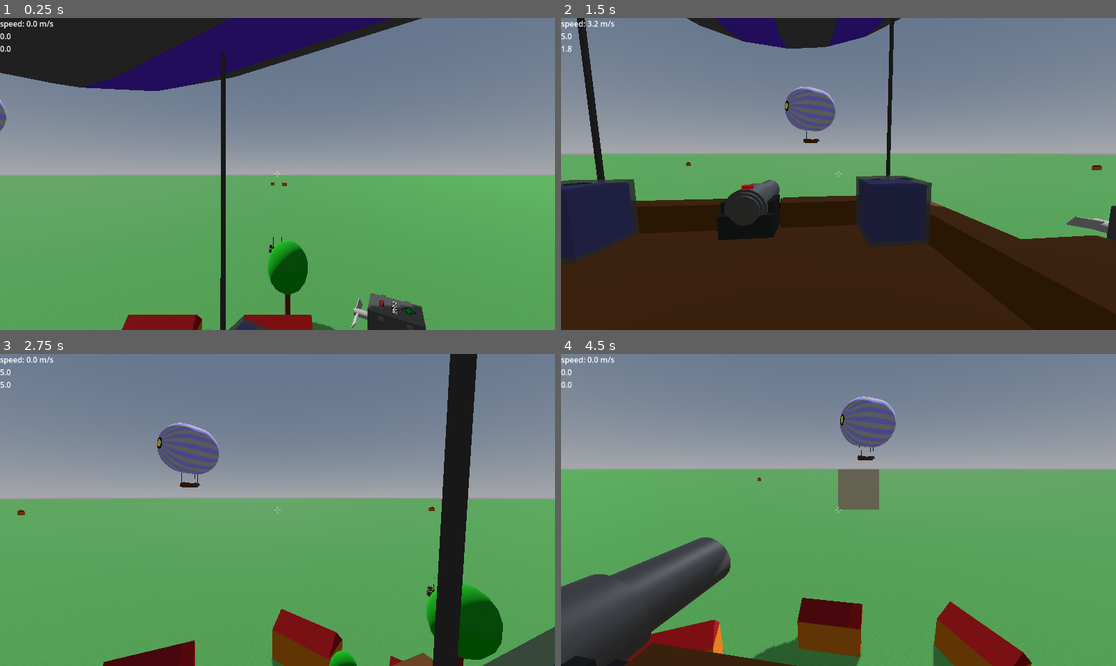
Above: before the commit, frames 1-4 (two rows, left to right).
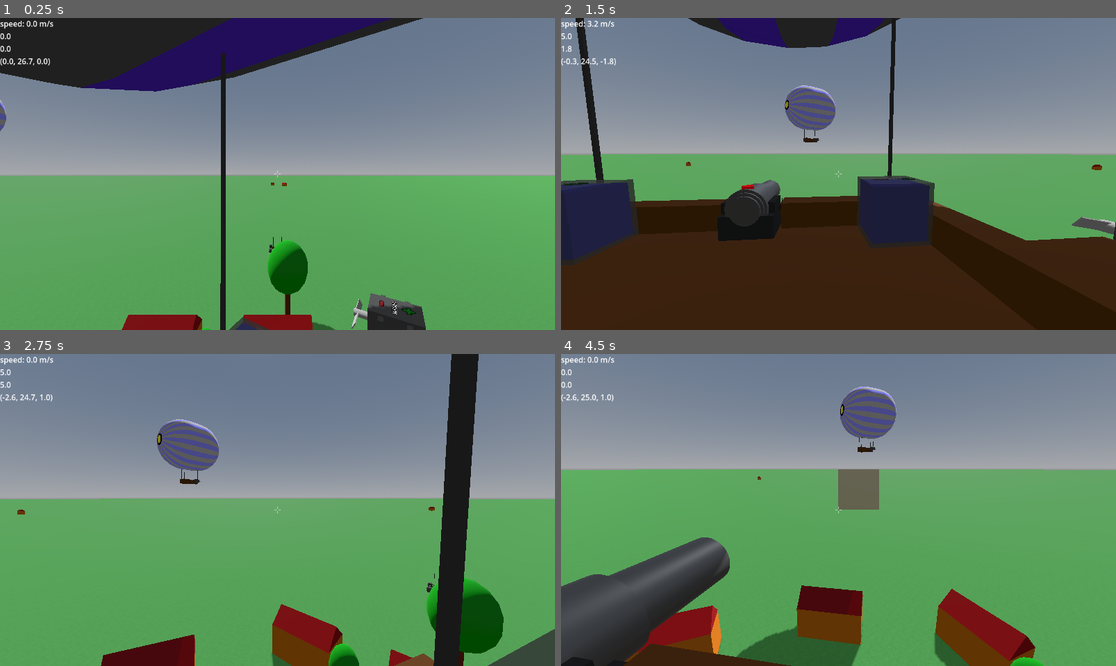
Above: after the commit, the same moments.

Repository: jmdejong/airships
Game: Godot game, scene res://scenes/world.tscn
The game is run twice, just before and just after one commit, with the same random seed, the same clock (stepped at 60 frames per second) and the same inputs.
Inputs (mouse positions are in pixels of both pictures, inside the frame that each line leads up to):
- Up to frame 1 (0.25 s): no input
- Up to frame 2 (1.5 s): move the mouse to (960, 158) at 0.52 s; hold D (right) 0.53-1.28 s; click (960, 158) at 0.6 s; move the mouse to (810, 174) at 1.27 s; hold W (forwards) from 1.28 s (still down); tap Mouse wheel down (rotate_left) at 1.35 s
- Up to frame 3 (2.75 s): keep holding W (forwards); move the mouse to (288, 503) at 2.02 s; tap Mouse wheel up (rotate_right) at 2.1 s
- Up to frame 4 (4.5 s): move the mouse to (832, 516) at 2.77 s; tap Shift (sprint) at 2.85 s; click (832, 516) at 2.92 s; move the mouse to (877, 513) at 3.52 s; tap B (toggle_build) at 3.6 s; release W (forwards) at 4.25 s; drag from (1093, 391) to (755, 432) at 4.27 s

The runs differ from the first frame. In frame 1, 0.3% of the frame differs, in the area x 0-77%, y 0-100%; in frame 2, 2.0%; in frame 3, 3.7%; in frame 4, 6.0%, in the area x 0-87%, y 10-100%.

Commit message:
use physics_properties object for mass and volume

Diff:
--- a/code/airship.gd
+++ b/code/airship.gd
@@ -20,14 +20,14 @@
 	prints("mv", mass, displaced_volume)
 
 func calculate_components() -> void:
-
-	self.center_of_volume = $Components.center_of_volume()
-	self.center_of_mass = $Components.center_of_mass()
-	self.mass = max(0.01, $Components.mass())
-	self.displaced_volume = $Components.displaced_volume()
+	var physics_properties: PhysicsProperties = $Components.physics_properties()
+	self.center_of_volume = physics_properties.center_of_volume
+	self.center_of_mass = physics_properties.center_of_mass
+	self.mass = max(0.01, physics_properties.mass)
+	self.displaced_volume = physics_properties.volume
 	self.forces = $Components.forces()
-	self.drag_area_coefficient = pow(self.displaced_volume, 2.0/3.0) * drag_coefficient
-	set_shapes()
+	self.drag_area_coefficient = pow(displaced_volume, 2.0/3.0) * drag_coefficient
+	self.set_shapes()
 	#prints("m:", mass, "v", displaced_volume, "d", self.drag_area_coefficient)
 	$CenterOfMassMarker.position = center_of_mass
 	$CenterOfVolumeMarker.position = center_of_volume
--- a/code/components/base_component.gd
+++ b/code/components/base_component.gd
@@ -15,6 +15,12 @@
 
 func center_of_mass() -> Vector3:
 	return transform * $CenterOfMass.position
+
+func center_of_volume() -> Vector3:
+	return center_of_mass()
+
+func physics_properties() -> PhysicsProperties:
+	return PhysicsProperties.new(mass(), center_of_mass(), displaced_volume(), center_of_volume())
 
 func shapes() -> Array[CollisionShape3D]:
 	var collisionshapes: Array[CollisionShape3D] = []
--- a/code/components/box_component.gd
+++ b/code/components/box_component.gd
@@ -2,10 +2,5 @@
 
 @export var density: float = 100
 
-func _ready() -> void:
-	volume = _calculate_volume()
-	mass_ = density * volume
-
-func _calculate_volume() -> float:
-	var size: Vector3 = $CollisionShape3D.shape.size * $CollisionShape3D.scale * scale
-	return size.x * size.y * size.z
+func physics_properties() -> PhysicsProperties:
+	return PhysicsProperties.box($CollisionShape3D.position, $CollisionShape3D.shape.size, density)
--- a/code/components/component.gd
+++ b/code/components/component.gd
@@ -1,2 +1,12 @@
 class_name Component
 extends Node3D
+
+func physics_properties() -> PhysicsProperties:
+	assert(false, "Abstract method")
+	return null
+
+func forces() -> Array[Force]:
+	return []
+
+func shapes() -> Array[CollisionShape3D]:
+	return []
--- a/code/components/composite.gd
+++ b/code/components/composite.gd
@@ -5,10 +5,7 @@
 
 @export var keep_empty: bool
 
-var _mass: float
-var _displaced_volume: float
-var _center_of_mass: Vector3
-var _center_of_volume: Vector3
+var _physics_properties: PhysicsProperties
 var _shapes: Array[CollisionShape3D]
 var _forces: Array[Force]
 var component_cells: Dictionary[Vector2, Node3D]
@@ -25,6 +22,9 @@
 		child.changed.connect(recalculate)
 	_recalculate()
 
+func physics_properties() -> PhysicsProperties:
+	return _physics_properties
+
 func recalculate() -> void:
 	if get_tree() == null:
 		return
@@ -36,56 +36,23 @@
 		#_recalculate()
 
 func _recalculate() -> void:
-	_mass = 0
-	_displaced_volume = 0
-	_center_of_mass = Vector3(0, 0, 0)
-	_center_of_volume = Vector3(0, 0, 0)
+	var all_properties: Array[PhysicsProperties] = []
 	_shapes = []
 	_forces = []
 	if !keep_empty and get_child_count() == 0 and get_parent != null:
 		changed.emit()
 		queue_free()
-	for component in get_children():
-		var m: float = component.mass()
-		var v: float = component.displaced_volume()
-		_mass += m
-		_displaced_volume += v
-		var com: Vector3 = transform * component.center_of_mass()
-		_center_of_mass += com * m
-		var cov: Vector3
-		if component.has_method("center_of_volume"):
-			cov = transform * component.center_of_volume()
-		else:
-			cov = com
-		_center_of_volume += cov * v
-		if component.has_method("forces"):
-			for force: Force in component.forces():
-				_forces.append(force.transformed(transform))
+	for component: Component in get_children():
+		all_properties.append(component.physics_properties())
+		for force: Force in component.forces():
+			_forces.append(force.transformed(transform))
 		for source_shape: CollisionShape3D in component.shapes():
 			var shape = source_shape.duplicate()
 			shape.transform = transform * shape.transform
 			_shapes.append(shape)
-	if (_mass == 0.0):
-		_center_of_mass = Vector3(0, 0, 0)
-	else:
-		_center_of_mass /= _mass
-	if (_displaced_volume == 0.0):
-		_center_of_volume = Vector3(0, 0, 0)
-	else:
-		_center_of_volume /= _displaced_volume
+	_physics_properties = PhysicsProperties.combine(all_properties).transformed(transform)
+	prints(self, _physics_properties.volume, _physics_properties.center_of_volume)
 	changed.emit()
-
-func displaced_volume() -> float:
-	return _displaced_volume
-
-func mass() -> float:
-	return _mass
-
-func center_of_mass() -> Vector3:
-	return _center_of_mass
-
-func center_of_volume() -> Vector3:
-	return _center_of_volume
 
 func shapes() -> Array[CollisionShape3D]:
 	return _shapes
--- a/code/player.gd
+++ b/code/player.gd
@@ -103,10 +103,13 @@
 			was_on_ground = false
 			apply_central_force(deltav * mass * 0.5)
 
-	%Info.text = "speed: %1.1f m/s\n%1.1f\n%1.1f" % [
+	%Info.text = "speed: %1.1f m/s\n%1.1f\n%1.1f\n(%3.1f, %3.1f, %3.1f)" % [
 		Vector2(linear_velocity.x, linear_velocity.z).length(),
 		Vector2(desired_velocity.x, desired_velocity.z).length(),
-		Vector2(deltav.x, deltav.z).length()
+		Vector2(deltav.x, deltav.z).length(),
+		position.x,
+		position.y,
+		position.z
 	]
 
 	try_interact()
--- /dev/null
+++ b/code/records/physics_properties.gd
@@ -0,0 +1,36 @@
+class_name PhysicsProperties
+extends Object
+
+var mass: float
+var center_of_mass: Vector3
+var volume: float
+var center_of_volume: Vector3
+
+func _init(mass: float, center_of_mass: Vector3, volume: float, center_of_volume: Vector3) -> void:
+	self.mass = mass
+	self.center_of_mass = center_of_mass
+	self.volume = volume
+	self.center_of_volume = center_of_volume
+
+static func box(center: Vector3, size: Vector3, density: float) -> PhysicsProperties:
+	var volume = size.x * size.y * size.z
+	return PhysicsProperties.new(volume * density, center, volume, center)
+
+static func combine(ps: Array[PhysicsProperties]) -> PhysicsProperties:
+	var total: PhysicsProperties = PhysicsProperties.new(0, Vector3.ZERO, 0, Vector3.ZERO)
+	for p: PhysicsProperties in ps:
+		total.mass += p.mass
+		total.center_of_mass += p.center_of_mass * p.mass
+		total.volume += p.volume
+		total.center_of_volume += p.center_of_volume * p.volume
+
+	total.center_of_mass /= total.mass
+	if !total.center_of_mass.is_finite():
+		total.center_of_mass = Vector3.ZERO
+	total.center_of_volume /= total.volume
+	if !total.center_of_volume.is_finite():
+		total.center_of_volume = Vector3.ZERO
+	return total
+
+func transformed(t: Transform3D) -> PhysicsProperties:
+	return PhysicsProperties.new(mass, t * center_of_mass, volume, t*center_of_volume)
--- a/scenes/ships/gunboat.tscn
+++ b/scenes/ships/gunboat.tscn
@@ -33,11 +33,11 @@
 
 [node name="Ballast3" parent="Components/Machines" index="4" instance=ExtResource("5_7pqw8")]
 transform = Transform3D(-4.37114e-08, 0, 1, 0, 1, 0, -1, 0, -4.37114e-08, 2.5, 0.5, -2)
-initial_filling = 300.0
+initial_filling = 400.0
 
 [node name="Ballast4" parent="Components/Machines" index="5" instance=ExtResource("5_7pqw8")]
 transform = Transform3D(-4.37114e-08, 0, 1, 0, 1, 0, -1, 0, -4.37114e-08, 2.5, 0.5, 3)
-initial_filling = 300.0
+initial_filling = 400.0
 
 [node name="StatusPanel" parent="Components/Machines" index="6" instance=ExtResource("6_0m87h")]
 transform = Transform3D(-4.37114e-08, 0, -1, 0, 1, 0, 1, 0, -4.37114e-08, 5.5, 0.5, -0.5)
Not shown, added: code/records/physics_properties.gd.uid
